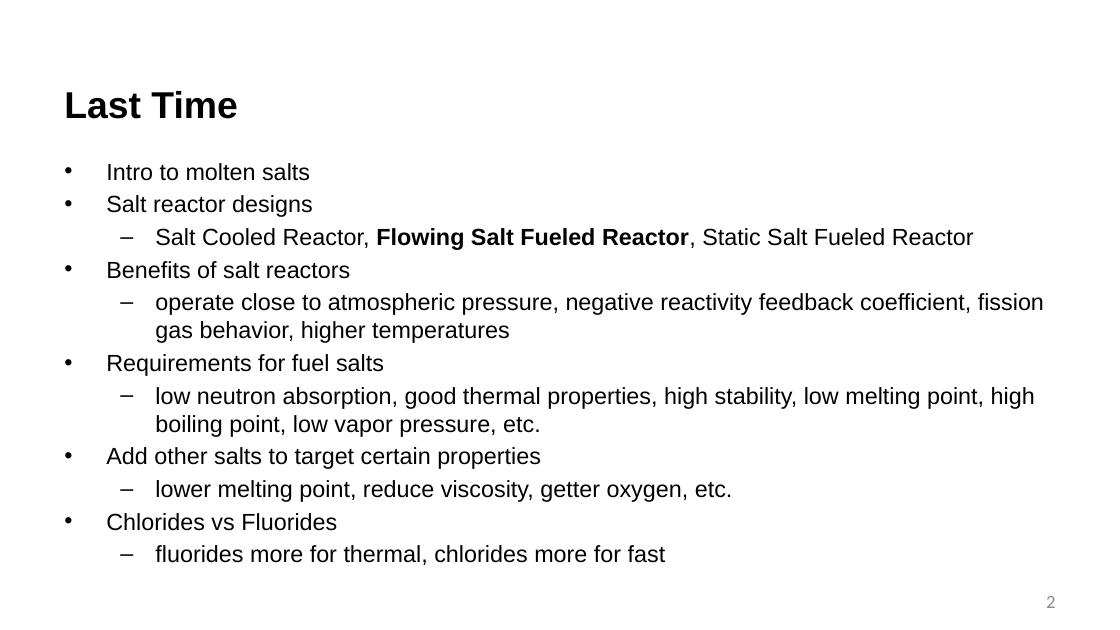
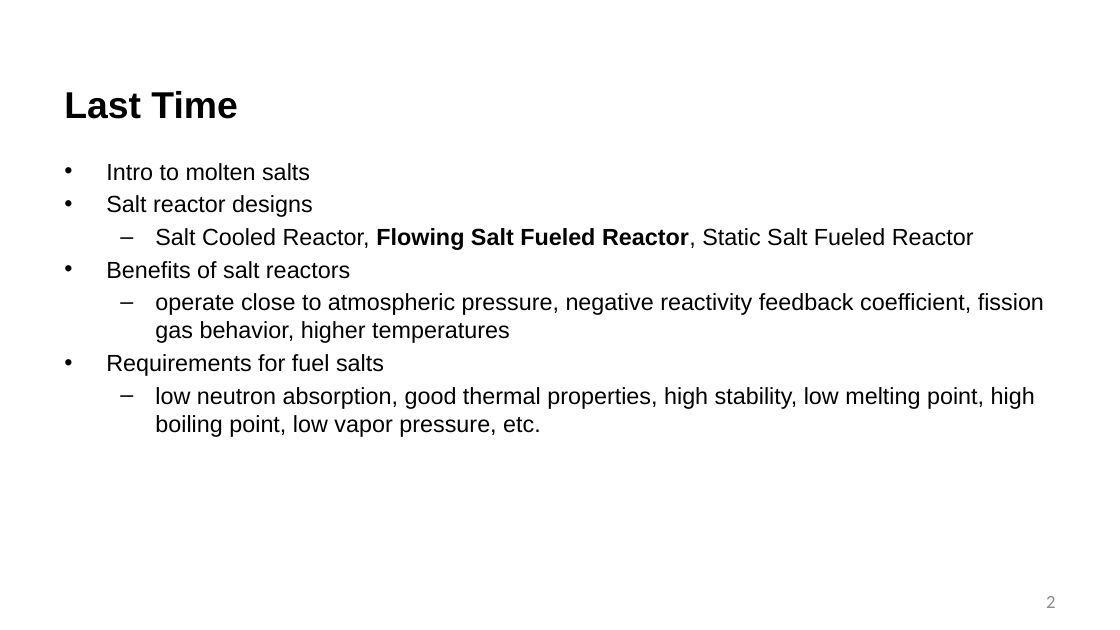
Before and after one commit to benbeeler/TEACHING, a slide deck: slide 2 of Advanced Reactor Materials/Fall2026/Lec14_MoltenSalts.pptx. Drawn at 1120x630 pixels with LibreOffice and Linux fonts; fonts in the diff are those of the drawing; background and template pictures are left out. Boxes give left, top, right and bottom in pixels: in the first picture for what was removed or moved away, otherwise in the second. Text is boxed around its words. In the diff, an @@ line names an element or a change of style, - is before the commit and + after.

```diff
--- a/Advanced Reactor Materials/Fall2026/Lec14_MoltenSalts.pptx
+++ b/Advanced Reactor Materials/Fall2026/Lec14_MoltenSalts.pptx
@@ text at (x1=106, y1=447, x2=733, y2=565): paragraphs removed @@
-• Add other salts to target certain properties
-  – lower melting point, reduce viscosity, getter oxygen, etc.
-• Chlorides vs Fluorides
-  – fluorides more for thermal, chlorides more for fast
```
Also in this commit, not shown: 13 other slides changed, 1 slide added, 24 slides removed, 17 other files.
